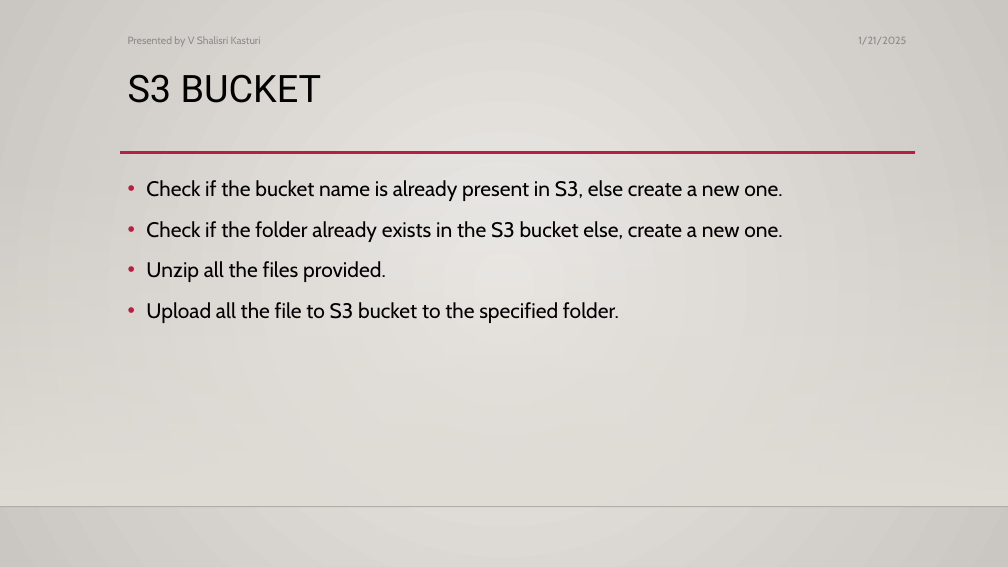
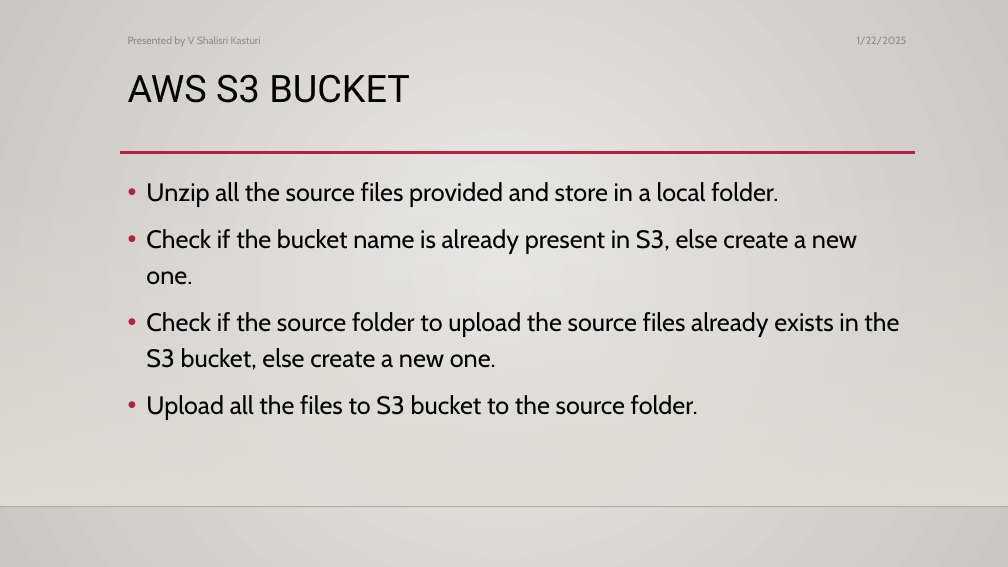
Before and after one commit to shalisrikasturiv/github, a slide deck: slide 6 of EnhancedETLWorkflowwithPythonAWS/Presentation/Shalisri Kasturi V - Enhanced ETL Workflow with Python AWS (DE-WE-E-B2).pptx (slide 5 before the commit). Drawn at 1008x567 pixels with LibreOffice and Linux fonts; fonts in the diff are those of the drawing; background and template pictures are left out. Boxes give left, top, right and bottom in pixels: in the first picture for what was removed or moved away, otherwise in the second. Text is boxed around its words. In the diff, an @@ line names an element or a change of style, - is before the commit and + after.

```diff
--- a/EnhancedETLWorkflowwithPythonAWS/Presentation/Shalisri Kasturi V - Enhanced ETL Workflow with Python AWS (DE-WE-E-B2).pptx
+++ b/EnhancedETLWorkflowwithPythonAWS/Presentation/Shalisri Kasturi V - Enhanced ETL Workflow with Python AWS (DE-WE-E-B2).pptx
@@ text at (857,37,907,45): text changed @@
-1/21/2025
+1/22/2025
@@ title at (128,74,410,103): text changed @@
-S3 BUCKET
+AWS S3 BUCKET
@@ text at (146,182,778,207): paragraph added @@
+• Unzip all the source files provided and store in a local folder.
@@ text at (146,229,857,285): size 20 to 24 pt in "Check if the bucket name is already ..." @@
@@ text at (146,312,899,420): text changed; size 20 to 24 pt @@
-• Check if the folder already exists in the S3 bucket else, create a new one.
-• Unzip all the files provided.
-• Upload all the file to S3 bucket to the specified folder.
+• Check if the source folder to upload the source files already exists in the S3 bucket, else create a new one.
+• Upload all the files to S3 bucket to the source folder.
```
Also in this commit, not shown: 12 other slides changed, 1 slide added.
